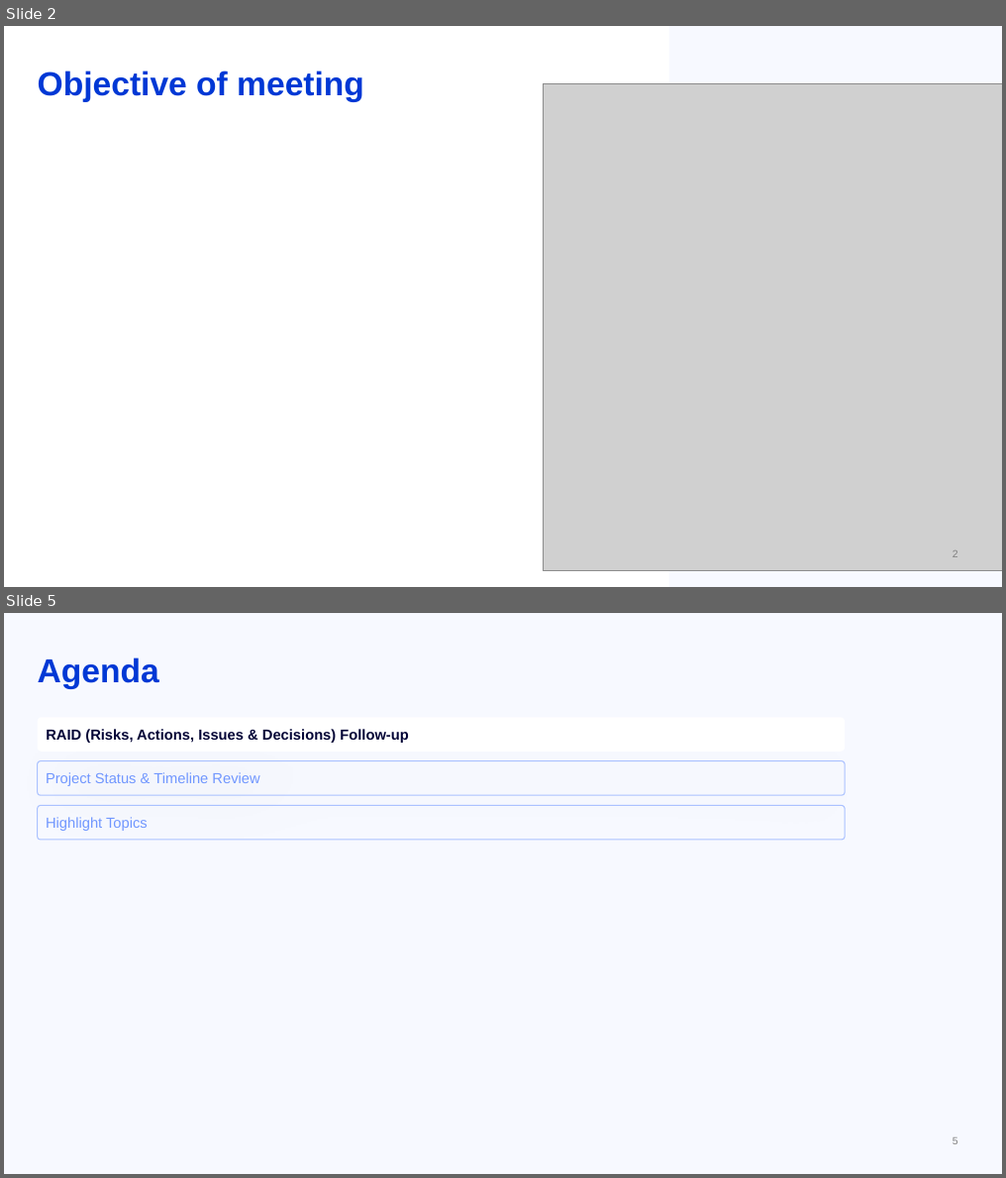
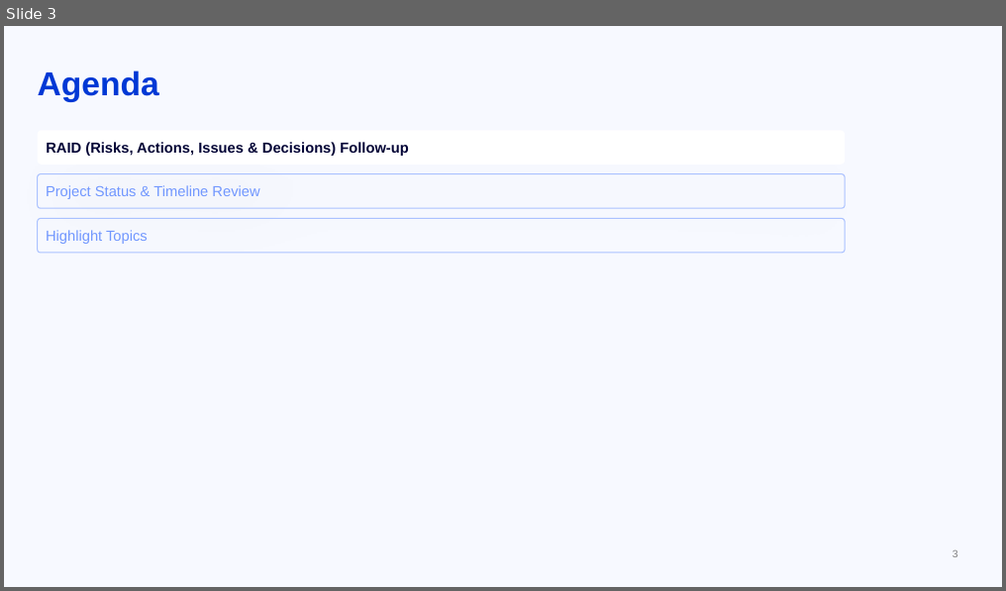
Before and after one commit to stephanHypatos/JIRAAUTOMATER, a slide deck: templates/template.pptx. Shown one above the other, each under a label of ours: slides 2 and 5 before the commit, slide 3 after it; the slides between them are not shown. The pictures are 1006x1178 and 1006x591 pixels, drawn with LibreOffice and Linux fonts; fonts in the diff are those of the drawing; grey boxes stand for pictures; background and template pictures are left out. Boxes give left, top, right and bottom in pixels: in the first picture for what was removed or moved away, otherwise in the second. Text is boxed around its words. In the diff, an @@ line names an element or a change of style, - is before the commit and + after.

```diff
--- a/templates/template.pptx
+++ b/templates/template.pptx
@@ slide 2 removed at bbox=[4, 26, 1002, 587], background #FFFFFF @@
@@ rectangle removed at bbox=[669, 26, 1002, 587] @@
@@ title removed at bbox=[38, 71, 364, 102] @@
-Objective of meeting
@@ picture removed at bbox=[543, 83, 1002, 571] @@
@@ page number removed at bbox=[952, 551, 958, 558] @@
-2
@@ what was slide 5 is now slide 3 @@
@@ page number at bbox=[952, 551, 958, 558]: text changed @@
-5
+3
```
Also in this commit, not shown: 6 slides changed, 1 slide added, 3 other slides removed.
